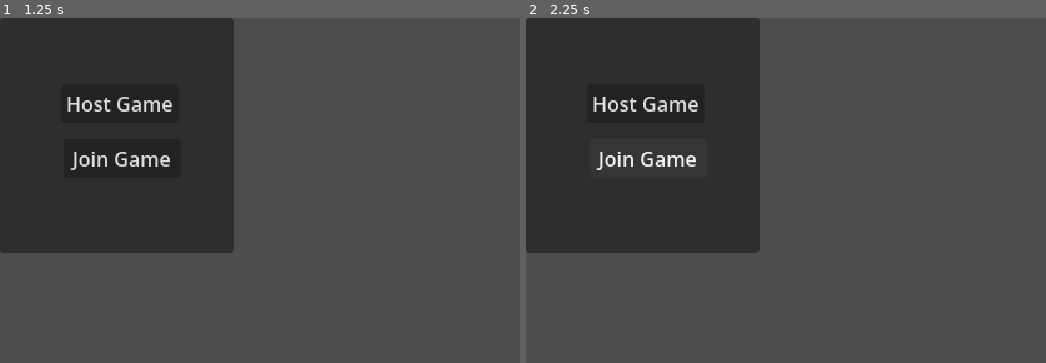
Above: before the commit, frames 1-2 (left to right).
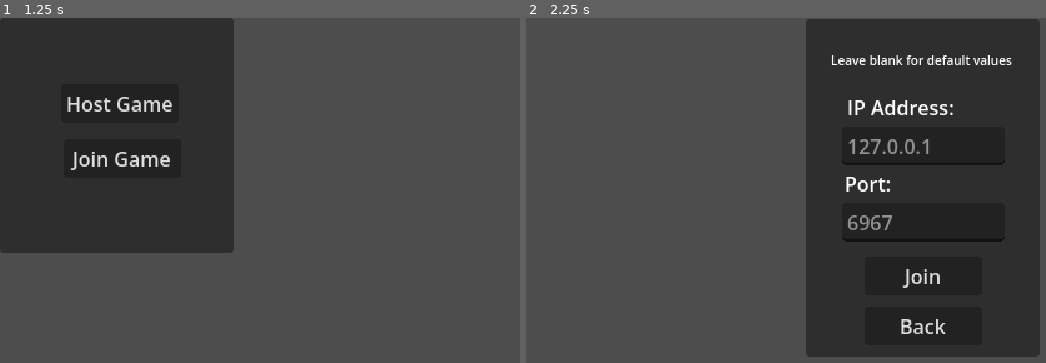
Above: after the commit, the same moments.

Repository: CUGG-2025-Puzzlers/hex-arena
Game: Godot game, scene res://scenes/title_screen.tscn
Two runs of this game, one before a commit and one after it. Both use one fixed random seed, a clock stepped at 60 frames per second and the inputs below. The project has no main scene, so this scene is started directly.
Inputs:
- Up to frame 1 (1.25 s): tap Enter at 0.5 s
- Up to frame 2 (2.25 s): click "Host Game" at 1.25 s; click "Join Game" at 2 s

Frame 1 is identical in both runs. In frame 2, 72% of the frame differs, in the area x 0-99%, y 0-99%.

Commit message:
Fixed incorrect references due to copy+paste

Diff:
--- a/scripts/title_screen.gd
+++ b/scripts/title_screen.gd
@@ -1,9 +1,9 @@
 extends Node
 
 @onready var _host_game_button: Button = %HostGameButton
-@onready var _join_game_button: Button = %HostGameButton
-@onready var _join_button: Button = %HostGameButton
-@onready var _back_button: Button = %HostGameButton
+@onready var _join_game_button: Button = %JoinGameButton
+@onready var _connect_button: Button = %ConnectButton
+@onready var _back_button: Button = %BackButton
 
 @onready var _main_panel: Panel = %MainPanel
 @onready var _join_panel: Panel = %JoinPanel
@@ -16,7 +16,7 @@
 func _ready() -> void:
 	_host_game_button.pressed.connect(_on_host_game)
 	_join_game_button.pressed.connect(_on_join_game)
-	_join_button.pressed.connect(_on_connect)
+	_connect_button.pressed.connect(_on_connect)
 	_back_button.pressed.connect(_on_back)
 
 	_main_panel.visible = true
